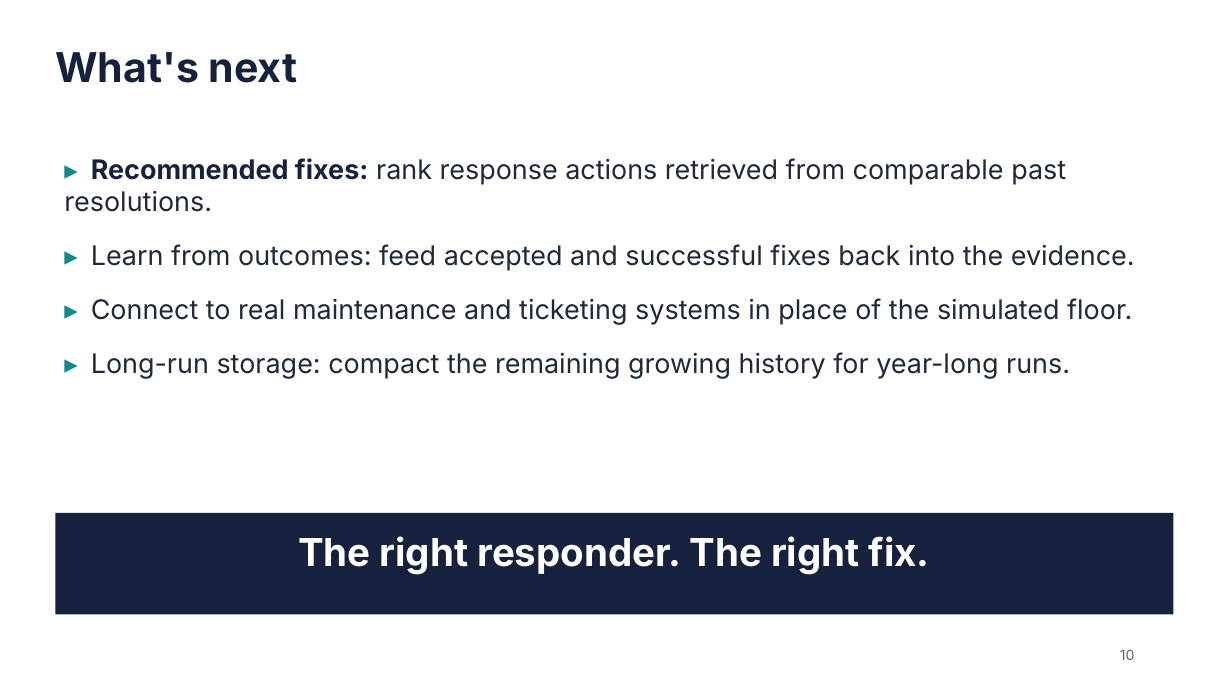
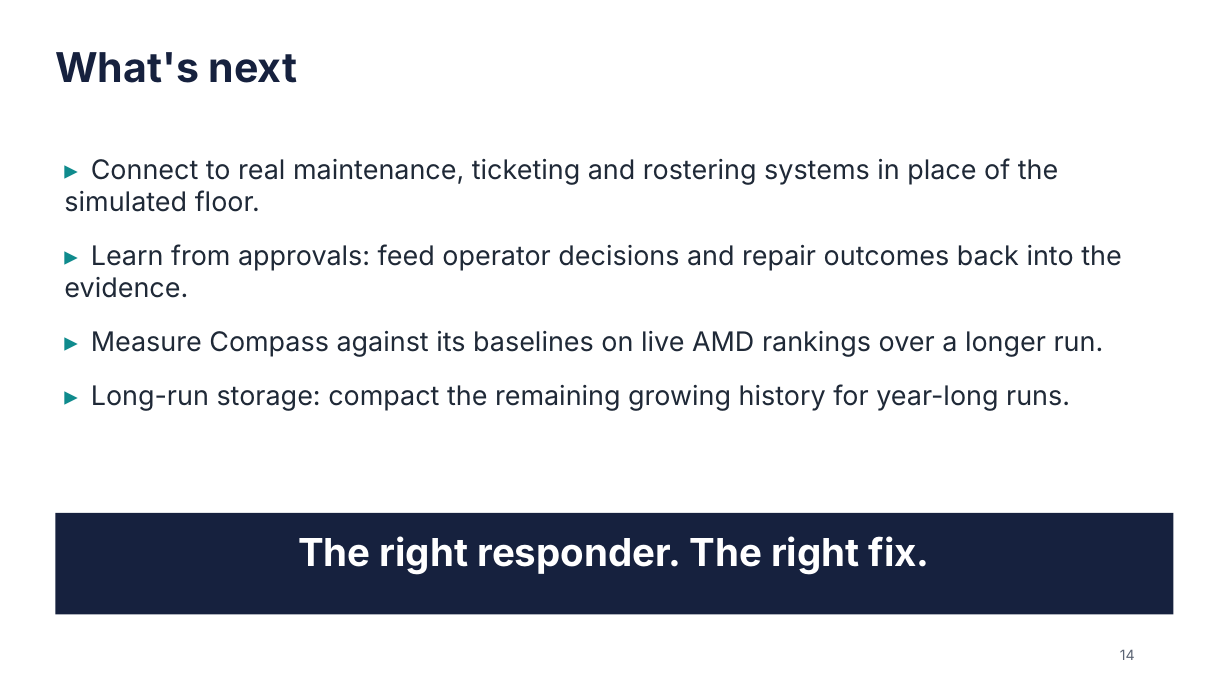
Before and after one commit to e8aura-makodev58/amd-compass, a slide deck: slide 14 of docs/submission/ResponseCompass-deck.pptx (slide 10 before the commit). Drawn at 1232x693 pixels with LibreOffice and Linux fonts; fonts in the diff are those of the drawing. Boxes give left, top, right and bottom in pixels: in the first picture for what was removed or moved away, otherwise in the second. Text is boxed around its words. In the diff, an @@ line names an element or a change of style, - is before the commit and + after.

```diff
--- a/docs/submission/ResponseCompass-deck.pptx
+++ b/docs/submission/ResponseCompass-deck.pptx
@@ text at (64,158,1121,357): text changed @@
-▸ Recommended fixes: rank response actions retrieved from comparable past resolutions.
-▸ Learn from outcomes: feed accepted and successful fixes back into the evidence.
-▸ Connect to real maintenance and ticketing systems in place of the simulated floor.
+▸ Connect to real maintenance, ticketing and rostering systems in place of the simulated floor.
+▸ Learn from approvals: feed operator decisions and repair outcomes back into the evidence.
+▸ Measure Compass against its baselines on live AMD rankings over a longer run.
@@ text at (1120,649,1135,660): text changed @@
-10
+14
```
Also in this commit, not shown: 7 other slides changed, 6 slides added, 2 slides removed, 16 other files.
